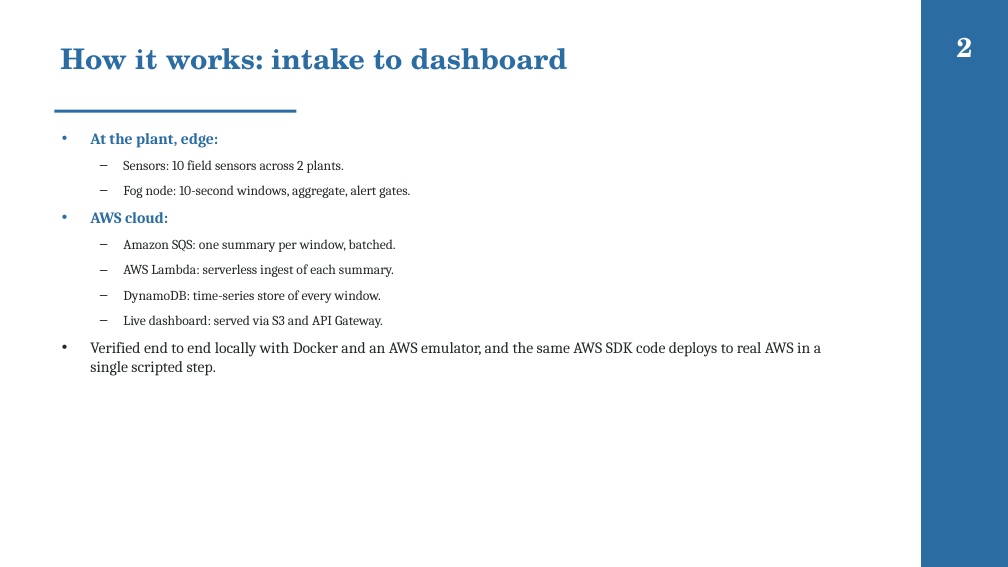
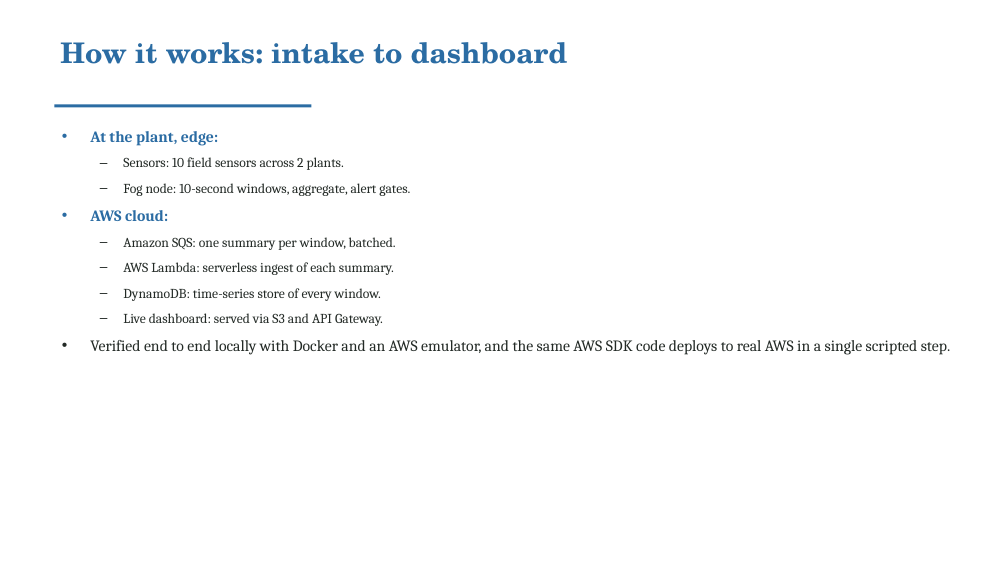
Before and after one commit to valletivarish/FEC_version_2, a slide deck: slide 3 of ppt/water-treatment-utility.pptx. Drawn at 1008x567 pixels with LibreOffice and Linux fonts; fonts in the diff are those of the drawing. Boxes give left, top, right and bottom in pixels: in the first picture for what was removed or moved away, otherwise in the second. Text is boxed around its words. In the diff, an @@ line names an element or a change of style, - is before the commit and + after.

Commit message:
Ensure no two decks share a theme: ΔE colour audit across all archetype+cover groups; move bridge->underline, retail/water->plain, industrial->diagonal (dark now marine-only); recolour smart-city/smart-building/parking/transit/elevator/cold-chain/aquaculture to spread the palette. 0 collisions at ΔE<20

```diff
--- a/ppt/water-treatment-utility.pptx
+++ b/ppt/water-treatment-utility.pptx
@@ rectangle removed at box(921, 0, 1008, 567) @@
@@ title "How it works: intake to ...": place and size @@
-title "How it works: intake to ..." at box(60, 48, 568, 70)
+title "How it works: intake to ..." at box(60, 42, 568, 64)
@@ text removed at box(957, 37, 973, 57) @@
-2
@@ rectangle: place and size @@
-rectangle at box(54, 110, 296, 113)
+rectangle at box(54, 104, 312, 107)
@@ text "At the plant, edge:" rewrapped from box(90, 133, 821, 376) to box(90, 131, 951, 355) @@
```
Also in this commit, not shown: 4 other slides changed, 24 other files.
